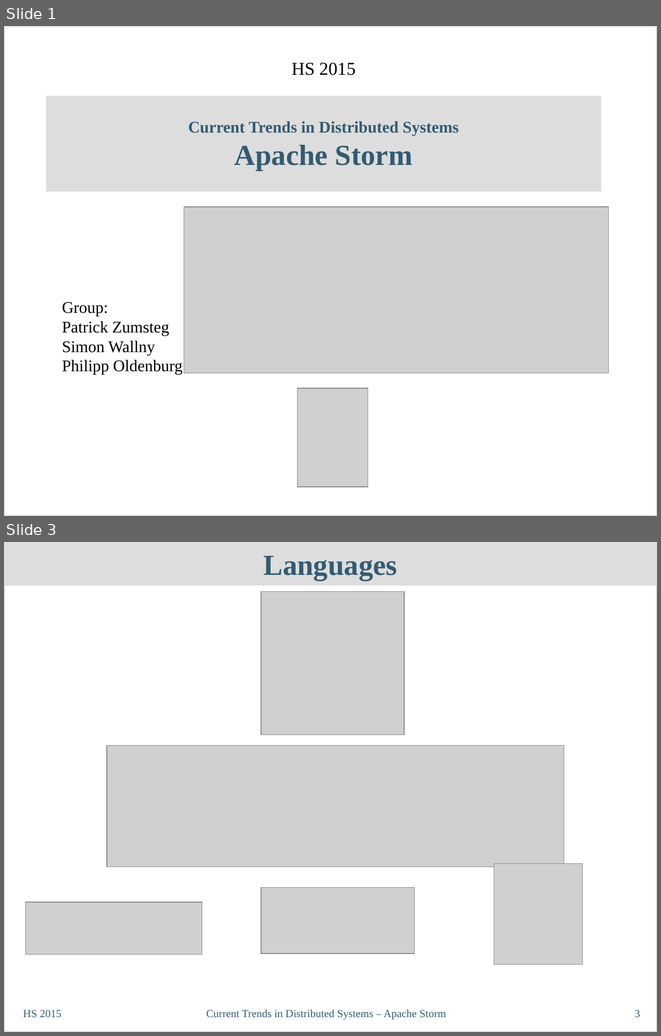
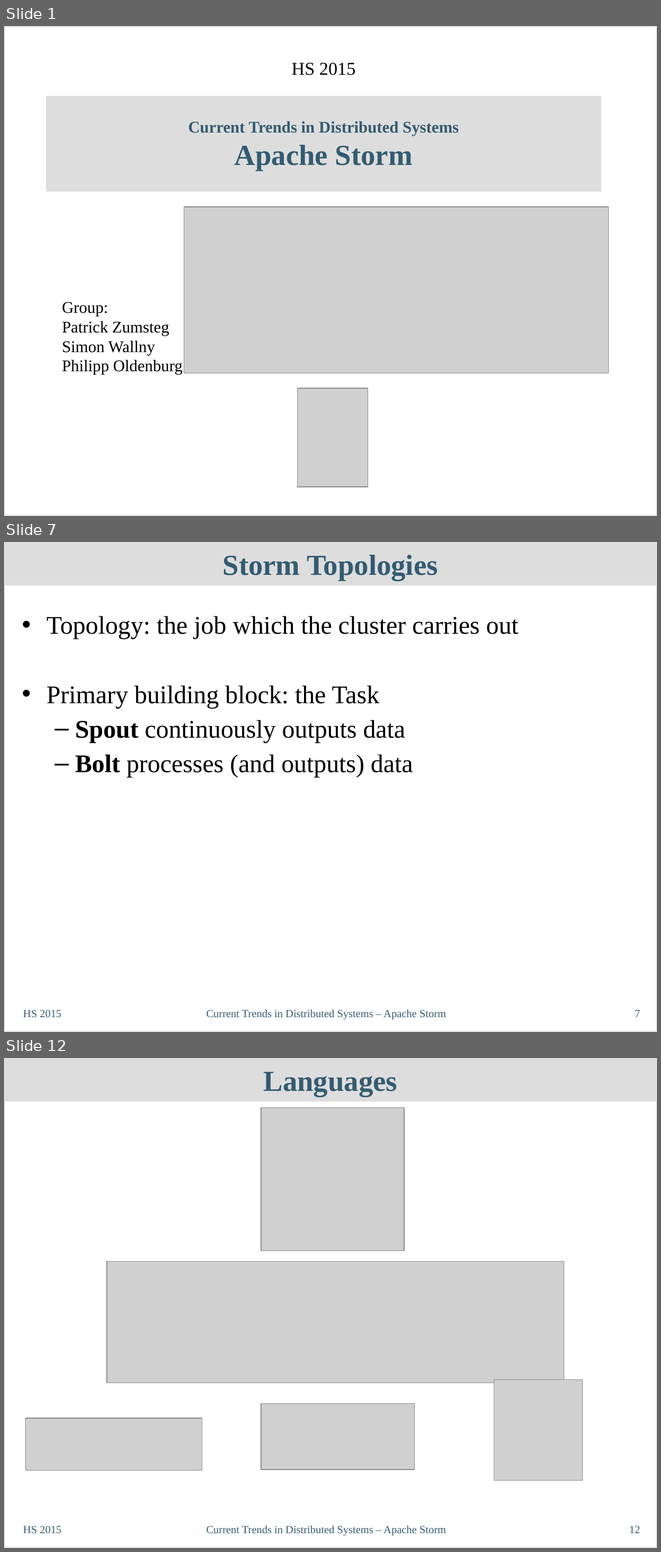
Before and after one commit to philipp-oldenburg/ctds-storm, a slide deck: Storm-Referat/CT-Präsentation - Final.odp. Shown one above the other, each under a label of ours: slides 1 and 3 before the commit, slides 1, 7 and 12 after it; the slides between them are not shown. The pictures are 661x1036 and 661x1552 pixels, drawn with LibreOffice and Linux fonts; fonts in the diff are those of the drawing; grey boxes stand for pictures. Boxes give left, top, right and bottom in pixels: in the first picture for what was removed or moved away, otherwise in the second. Text is boxed around its words. In the diff, an @@ line names an element or a change of style, - is before the commit and + after.

```diff
--- a/Storm-Referat/CT-Präsentation - Final.odp
+++ b/Storm-Referat/CT-Präsentation - Final.odp
@@ slide 7 added at (4, 542, 657, 1032), background #FFFFFF; not listed: 1 template element that a slide beside it also shows @@
@@ title added at (4, 542, 657, 586), fill #DDDDDD, 32 pt, text #335B71, bold @@
+Storm Topologies
@@ text added at (46, 616, 519, 777), 28 pt, text #000000 @@
+• Topology: the job which the cluster carries out
+• Primary building block: the Task
+  – Spout continuously outputs data
+  – Bolt processes (and outputs) data
@@ text added at (23, 1009, 62, 1017), 12 pt, text #335B71 @@
+HS 2015
@@ text added at (206, 1009, 446, 1020), 12 pt, text #335B71 @@
+Current Trends in Distributed Systems – Apache Storm
@@ page number added at (635, 1009, 640, 1017), 12 pt, text #335B71 @@
+7
@@ what was slide 3 is now slide 12 @@
@@ page number at (629, 1525, 640, 1533): text changed @@
-3
+12
```
Also in this commit, not shown: 2 slides changed, 8 other slides added.
